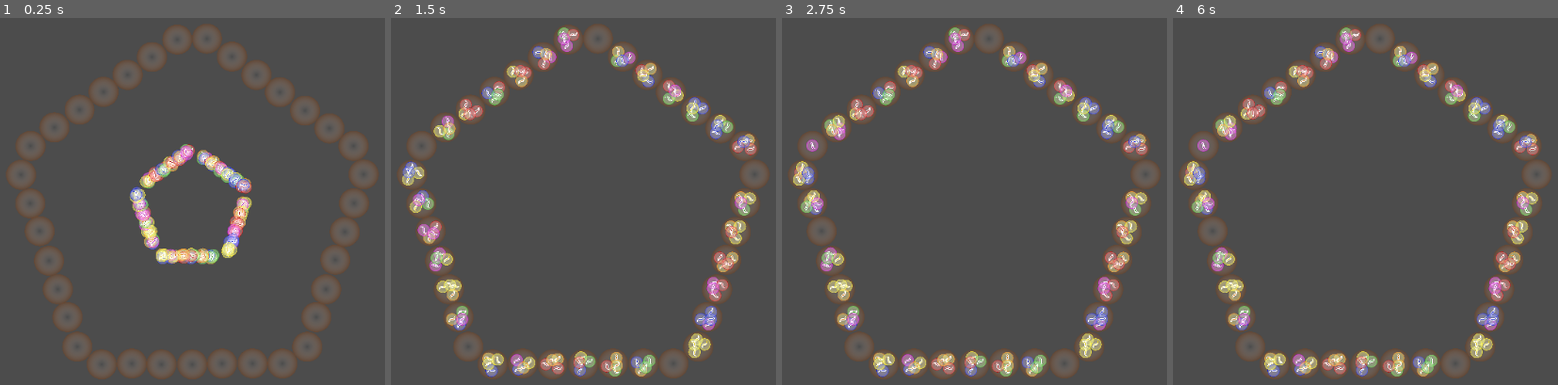
Above: before the commit, frames 1-4 (left to right).
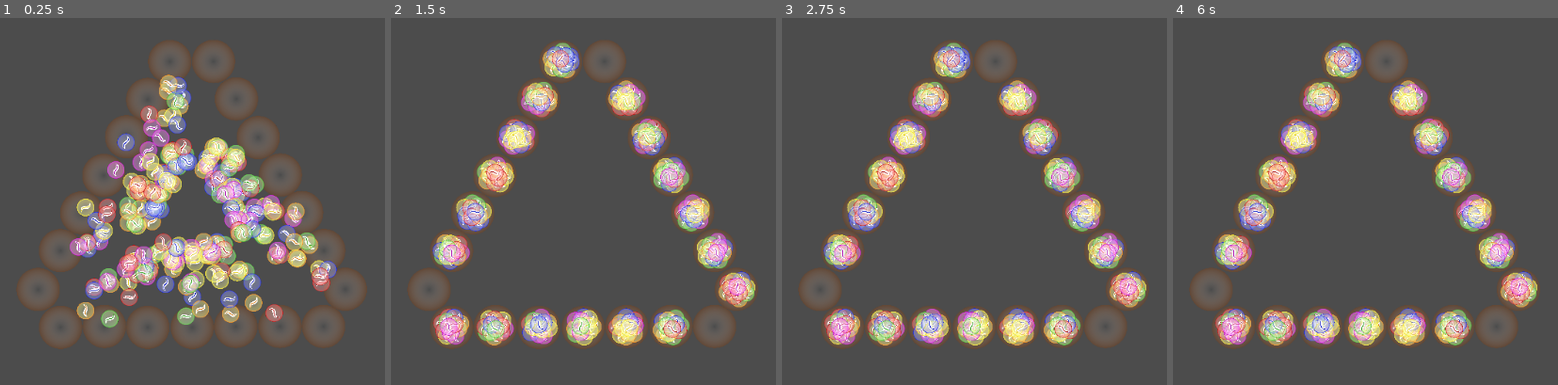
Above: after the commit, the same moments.

Repository: ItsNorin/Mancala
Game: Godot game, scene res://Game/Board/Board.tscn
Two runs of this game, one before a commit and one after it. Both use one fixed random seed, a clock stepped at 60 frames per second and the inputs below. This scene is started directly instead of the project's main scene.
Inputs (mouse positions are in pixels of both pictures, inside the frame that each line leads up to):
- Up to frame 1 (0.25 s): no input
- Up to frame 2 (1.5 s): move the mouse to (749, 183) at 0.52 s; click (749, 183) at 0.67 s; tap Enter at 1.25 s; move the mouse to (433, 227) at 1.27 s; click (433, 227) at 1.42 s
- Up to frame 3 (2.75 s): move the mouse to (1047, 109) at 2.02 s; click (1047, 109) at 2.17 s
- Up to frame 4 (6 s): tap Space at 2.75, 4.25, 5.75 s; move the mouse to (1327, 293) at 2.77 s; click (1327, 293) at 2.92 s; tap Enter at 3.5, 5 s; move the mouse to (outside the picture) at 3.52 s; click (outside the picture) at 3.67 s; move the mouse to (outside the picture) at 4.27 s; click (outside the picture) at 4.42 s; move the mouse to (1404, 205) at 5.02 s; click (1404, 205) at 5.17 s; move the mouse to (1253, 95) at 5.77 s; click (1253, 95) at 5.92 s

The runs differ from the first frame. In frame 1, 37% of the frame differs, in the area x 1-98%, y 2-99%; in frame 2, 29%; in frame 3, 28%; in frame 4, 28%.

Commit message:
Piece move animation visual improvements

Diff:
--- a/Game/Board/Board.tscn
+++ b/Game/Board/Board.tscn
@@ -7,17 +7,19 @@
 [node name="Board" type="Node2D"]
 position = Vector2( 512, 300 )
 script = ExtResource( 1 )
+sideCount = 3
+startingPieces = 12
 pieceScale = 0.4
 pitPileScalar = 0.45
 
 [node name="CircleLayout" type="Node2D" parent="."]
-position = Vector2( 0, 11.6945 )
+position = Vector2( 0, 27.8625 )
 rotation = 1.5708
 script = ExtResource( 2 )
 update = false
-radius = 204.56
+radius = 137.931
 
 [node name="PieceManager" type="Node2D" parent="."]
 script = ExtResource( 3 )
 pieceColors = [ Color( 0.0941176, 0.137255, 0.768627, 1 ), Color( 0.662745, 0.0745098, 0.0745098, 1 ), Color( 0.227451, 0.627451, 0.145098, 1 ), Color( 0.666667, 0.054902, 0.686275, 1 ), Color( 0.827451, 0.47451, 0.0627451, 1 ), Color( 0.878431, 0.796078, 0.109804, 1 ) ]
-pieceMoveSpeed = 0.5
+pieceMoveSpeed = 0.3
--- a/Game/Board/Piece/Piece.gd
+++ b/Game/Board/Piece/Piece.gd
@@ -33,7 +33,7 @@
 			tween.interpolate_property(
 				pieceVisible,"position",
 				pi, pf, speed,
-				Tween.TRANS_CIRC, Tween.EASE_IN_OUT)
+				Tween.TRANS_QUAD, Tween.EASE_IN_OUT)
 # warning-ignore:return_value_discarded
 			tween.start()
 	pass
--- a/Game/Board/PieceManager.gd
+++ b/Game/Board/PieceManager.gd
@@ -11,8 +11,8 @@
 
 # All possible colors of pieces
 export(Array, Color) var pieceColors
-export (float, 0.1, 5) var pieceMoveSpeed = 1
-
+export (float, 0.1, 5) var pieceMoveSpeed = 0.5
+export (float, 0, 3) var pieceMoveRandomization = 0.3
 
 var piecesToMove = []
 var pieces = []
@@ -34,7 +34,8 @@
 func updatePiecePositions():
 	for p in piecesToMove:
 		if p is Piece:
-			(p as Piece).animateMovement(-self.global_position, pieceMoveSpeed)
+			var speed:float = pieceMoveSpeed + randf() * pieceMoveRandomization
+			(p as Piece).animateMovement(-self.global_position, speed)
 	piecesToMove.clear()
 	pass
 
